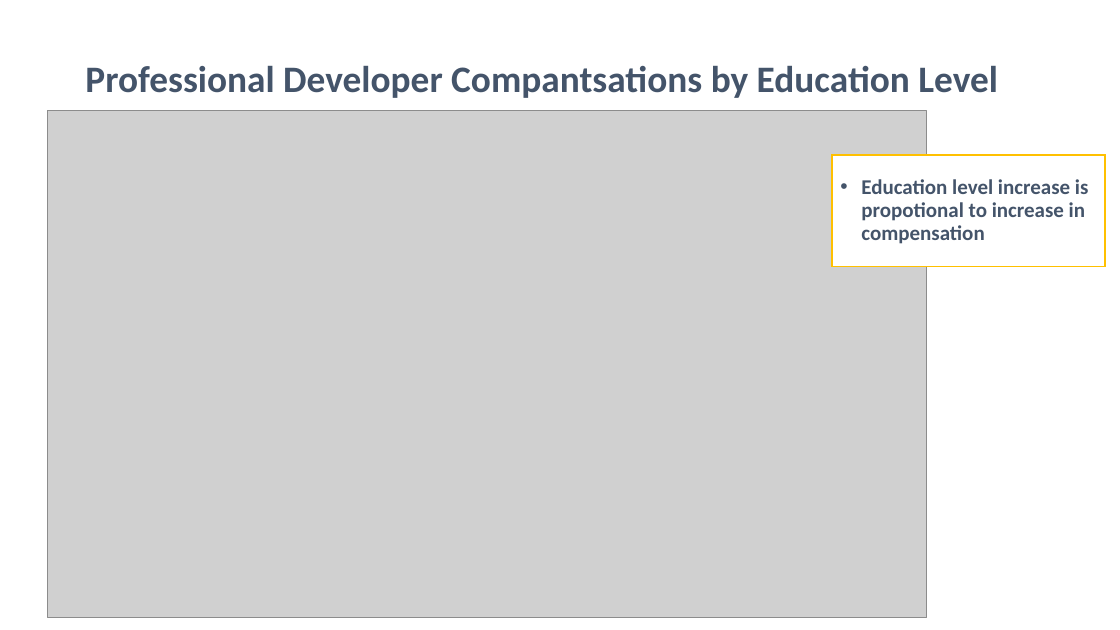
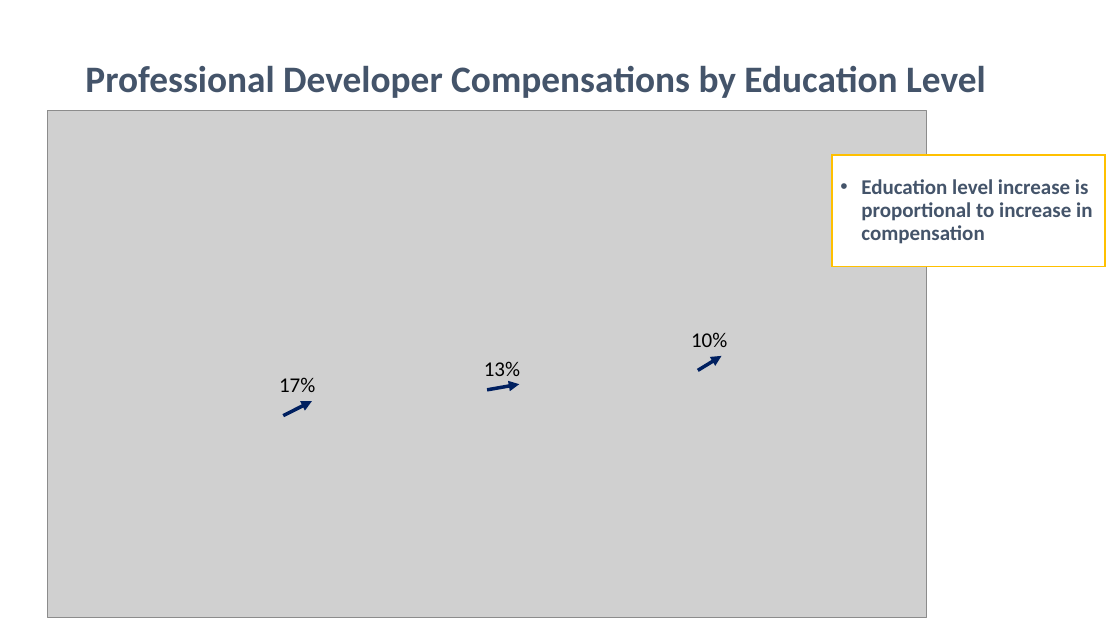
Before and after one commit to erdemsirel/ozu_data_science, a slide deck: slide 7 of DS 555 - Data Science & Strategy/ds555-project/references/Presentation.pptx. Drawn at 1120x630 pixels with LibreOffice and Linux fonts; fonts in the diff are those of the drawing; grey boxes stand for pictures. Boxes give left, top, right and bottom in pixels: in the first picture for what was removed or moved away, otherwise in the second. Text is boxed around its words. In the diff, an @@ line names an element or a change of style, - is before the commit and + after.

```diff
--- a/DS 555 - Data Science & Strategy/ds555-project/references/Presentation.pptx
+++ b/DS 555 - Data Science & Strategy/ds555-project/references/Presentation.pptx
@@ title at <box>85,66,986,98</box>: text changed @@
-Professional Developer Compantsations by Education Level
+Professional Developer Compensations by Education Level
@@ text at <box>861,179,1092,244</box>: text changed @@
-• Education level increase is propotional to increase in compensation
+• Education level increase is proportional to increase in compensation
@@ text added at <box>691,332,727,347</box>, 18 pt, text #000000 @@
+10%
@@ arrow added from (698, 371) to (722, 356), #002060 3 pt @@
@@ text added at <box>279,377,315,392</box>, 18 pt, text #000000 @@
+17%
@@ text added at <box>484,361,520,382</box>, 18 pt, text #000000 @@
+13%
@@ arrow added from (487, 390) to (519, 384), #002060 3 pt @@
@@ arrow added from (283, 416) to (312, 402), #002060 3 pt @@
```
Also in this commit, not shown: 14 other slides changed, 7 slides removed, 1 other file.
